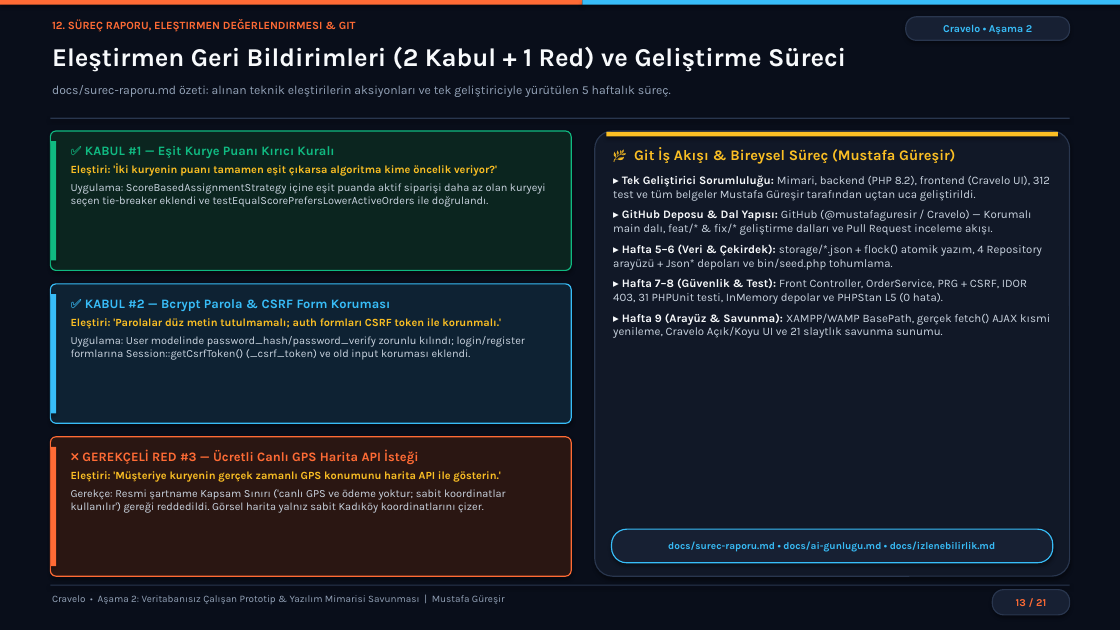
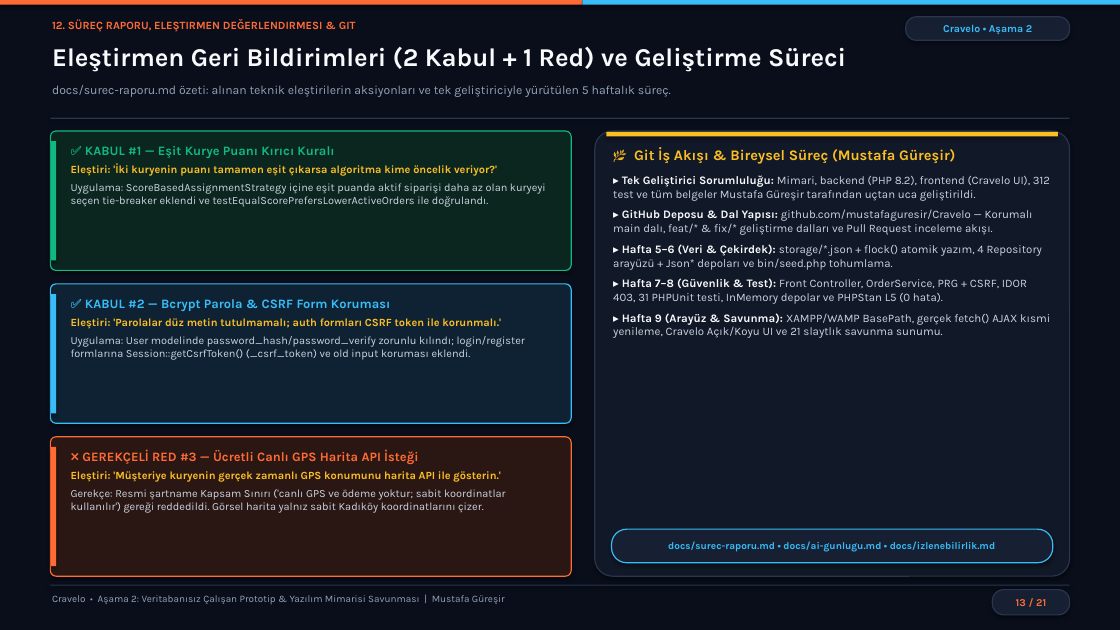
Before and after one commit to mustafaguresir/Cravelo, a slide deck: slide 13 of Cravelo_Asama2_Sunum.pptx. Drawn at 1120x630 pixels with LibreOffice and Linux fonts; fonts in the diff are those of the drawing. Boxes give left, top, right and bottom in pixels: in the first picture for what was removed or moved away, otherwise in the second. Text is boxed around its words. In the diff, an @@ line names an element or a change of style, - is before the commit and + after.

Commit message:
Cravelo guncelleme: Google Haritalar siparis takibi, ulke kodlu telefon siniri, siparis kaliciligi ve guncel sunum

```diff
--- a/Cravelo_Asama2_Sunum.pptx
+++ b/Cravelo_Asama2_Sunum.pptx
@@ text at (x1=613, y1=209, x2=1033, y2=235): text changed @@
-▸ GitHub Deposu & Dal Yapısı: GitHub (@mustafaguresir / Cravelo) — Korumalı main dalı, feat/* & fix/* geliştirme dalları ve Pull Request inceleme akışı.
+▸ GitHub Deposu & Dal Yapısı: github.com/mustafaguresir/Cravelo — Korumalı main dalı, feat/* & fix/* geliştirme dalları ve Pull Request inceleme akışı.
```
Also in this commit, not shown: 1 other slide changed.
